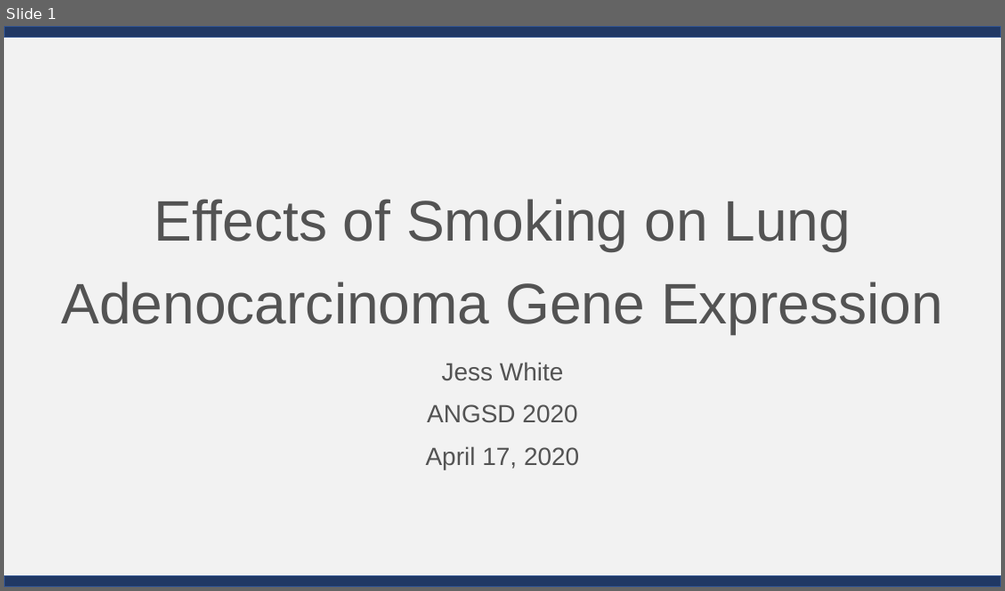
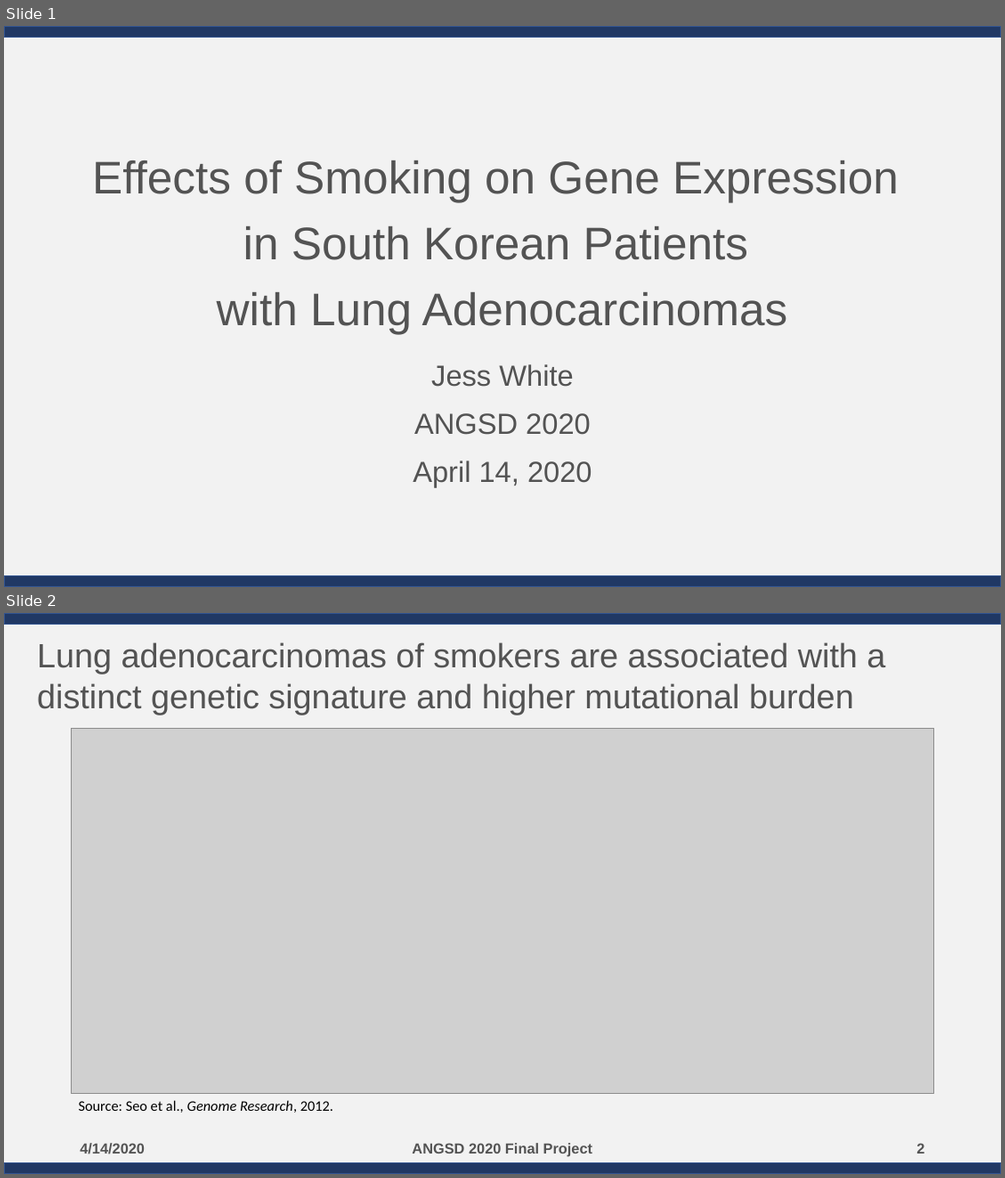
Before and after one commit to jessicaw9910/ANGSD, a slide deck: White_Final Presentation_2020.04.13.pptx. Shown one above the other, each under a label of ours: slide 1 before the commit, slides 1 and 2 after it. The pictures are 1005x591 and 1005x1178 pixels, drawn with LibreOffice and Linux fonts; fonts in the diff are those of the drawing; grey boxes stand for pictures. Boxes give left, top, right and bottom in pixels: in the first picture for what was removed or moved away, otherwise in the second. Text is boxed around its words. In the diff, an @@ line names an element or a change of style, - is before the commit and + after.

Commit message:
final project upload

```diff
--- a/White_Final Presentation_2020.04.13.pptx
+++ b/White_Final Presentation_2020.04.13.pptx
@@ slide 2 added at box(4, 613, 1001, 1174), background #FFFFFF; not listed: 3 template elements that a slide beside it also shows @@
@@ title added at box(37, 642, 885, 714), 32.4 pt, text #525252 @@
+Lung adenocarcinomas of smokers are associated with a distinct genetic signature and higher mutational burden
@@ picture added at box(72, 728, 934, 1093) @@
@@ text added at box(79, 1100, 333, 1112), 14 pt, text #000000 @@
+Source: Seo et al., Genome Research, 2012.
@@ text added at box(80, 1143, 145, 1154), 14 pt, text #525252, bold @@
+4/14/2020
@@ text added at box(412, 1143, 592, 1156), 14 pt, text #525252, bold @@
+ANGSD 2020 Final Project
@@ page number added at box(916, 1143, 924, 1153), 14 pt, text #525252, bold @@
+2
@@ slide 1 changed as well @@
@@ title at box(92, 160, 898, 334): text changed; size 55 to 44 pt @@
-Effects of Smoking on Lung Adenocarcinoma Gene Expression
+Effects of Smoking on Gene Expression
+in South Korean Patients
+with Lung Adenocarcinomas
@@ subtitle at box(414, 364, 591, 435): size 24 to 28 pt in "Jess White", "ANGSD 2020" @@
@@ subtitle at box(413, 460, 592, 487): text changed; size 24 to 28 pt @@
-April 17, 2020
+April 14, 2020
```
Also in this commit, not shown: 5 other slides added, 7 slides removed, 12 other files.
